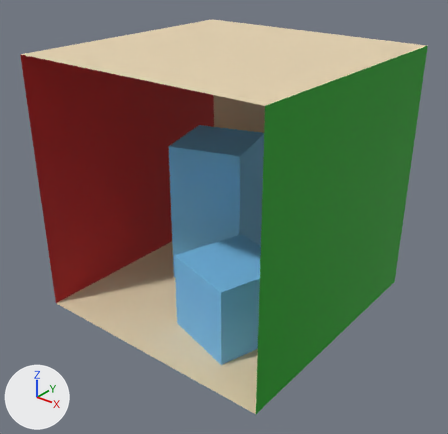
The OBJ model assets/cornell-box.obj: old version first, new version second.
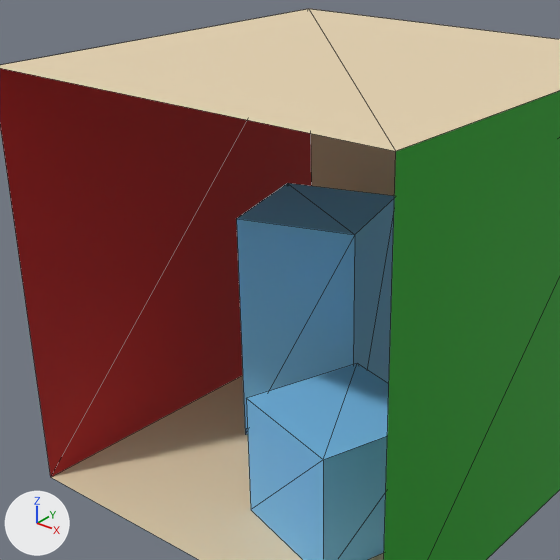
There are two pictures of each version: one whole from a 50 mm lens placed at (7.26, -6.54, 7.65), pointed at (-0.13, 2.71, 1.91), one close up on the part from 6% to 81% of the width and 3% to 81% of the height. Lighting does not change. The marker at lower left points along +X, +Y and +Z. The close-ups show mesh edges as thin lines. Where no turn or scale is listed for an object, it has been applied to the vertices. Vertices at the same position are counted once.

Names of what the first close-up shows: 'back_wall', 'ceiling', 'floor', 'left_wall', 'right_wall', 'short_box', 'tall_box'.
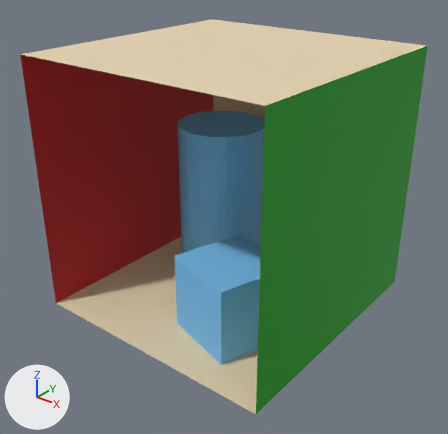
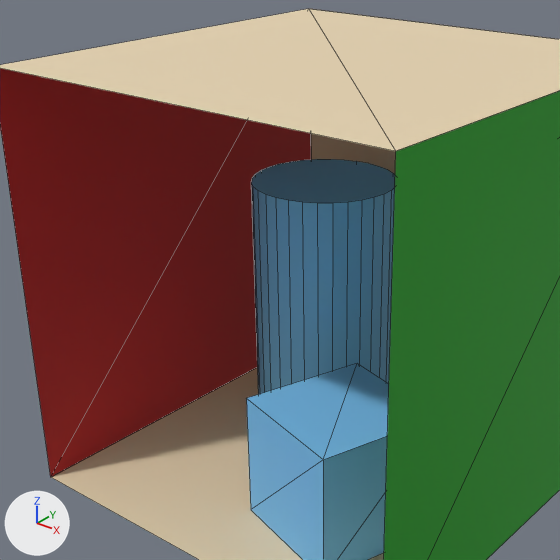
Location of each change, [x1, y1, x2, y2] in pixels of the close-ups (560 x 560 px):
'tall_box', reshaped: before [237, 183, 395, 435]; after [251, 159, 395, 394]

The edits, one by one:
me_tall_box is used by ob_tall_box; location (0.0, 0.0, 0.0).
me_tall_box had 8 vertices, 10 faces and spanned x -2.17..-0.1, y 2.71..4.81, z -0.16..3.14.
me_tall_box now has 64 vertices, 34 faces and spans x -2.22..-0.22, y 2.99..4.99, z -0.15..3.45.
me_tall_box part 1: the whole mesh is rebuilt.
